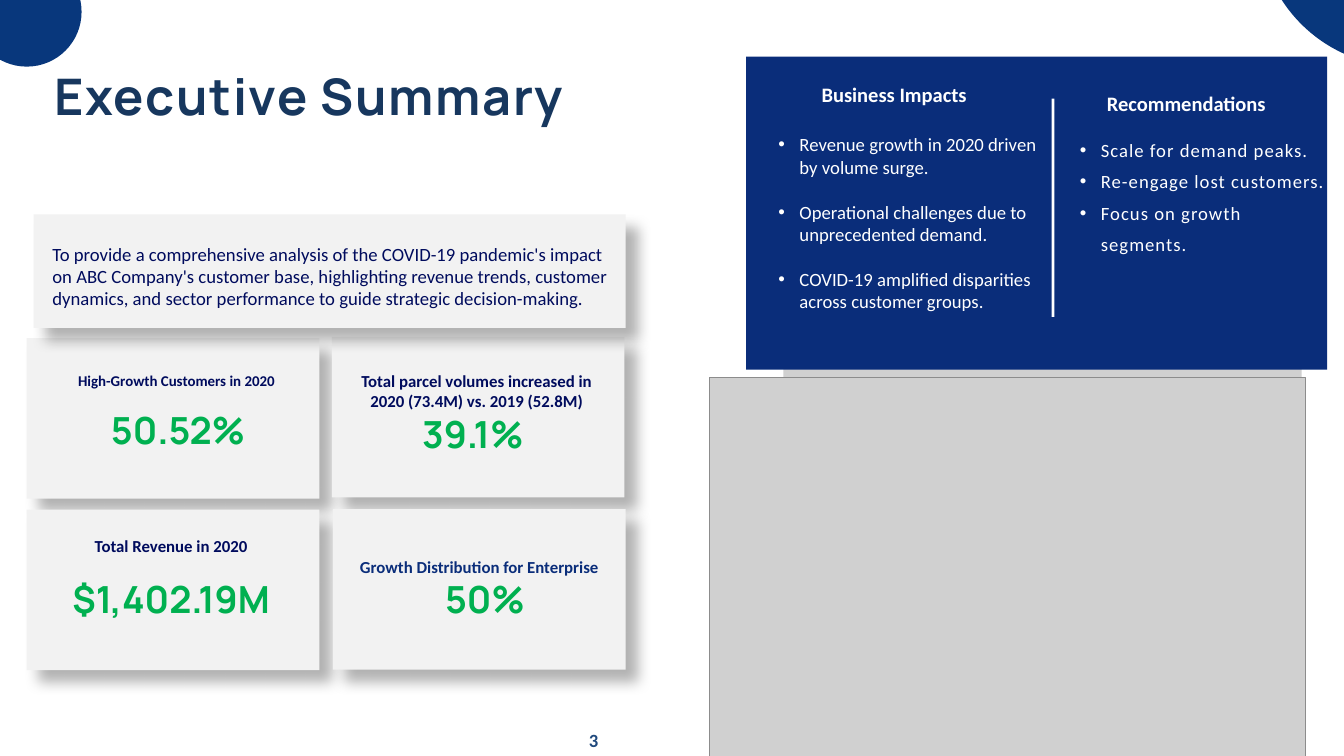
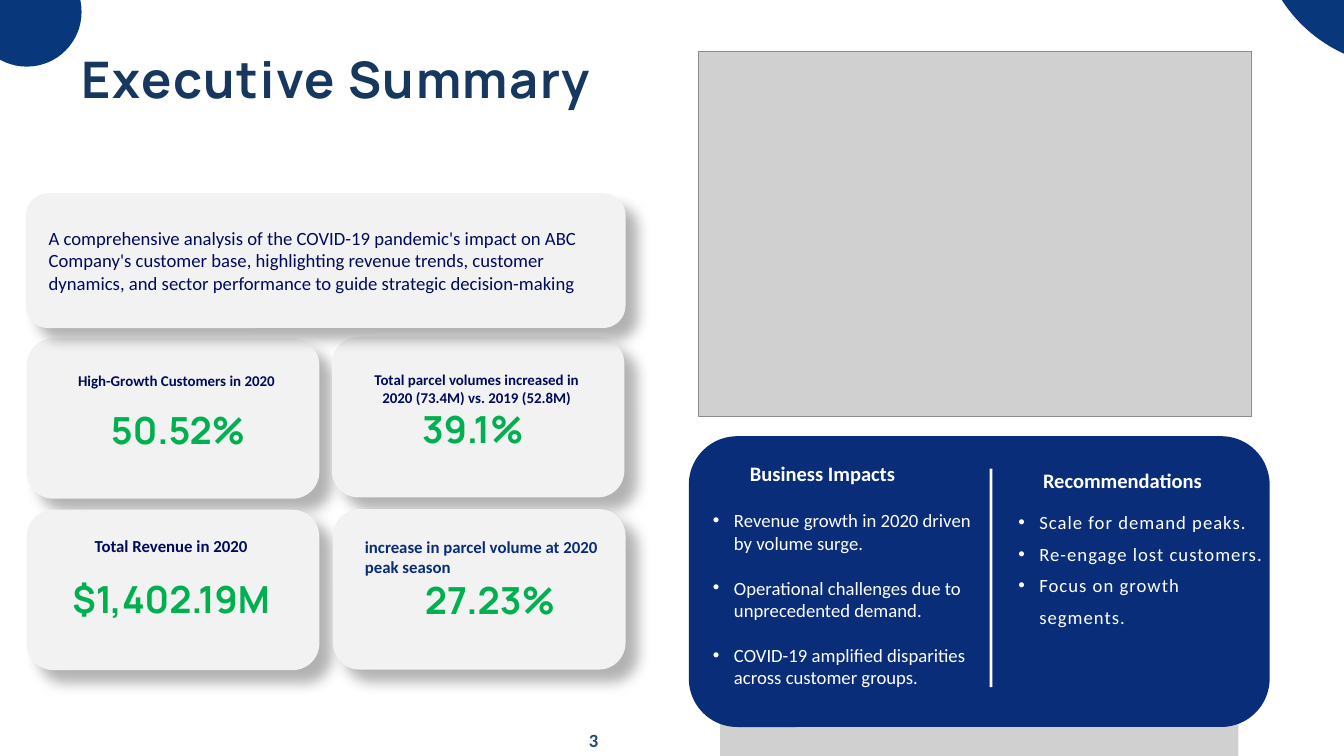
Before and after one commit to luvgadhvi/parcel-analysis, a slide deck: slide 3 of Presentaion_Covid_Impact.pptx. Drawn at 1344x756 pixels with LibreOffice and Linux fonts; fonts in the diff are those of the drawing; grey boxes stand for pictures. Boxes give left, top, right and bottom in pixels: in the first picture for what was removed or moved away, otherwise in the second. Text is boxed around its words. In the diff, an @@ line names an element or a change of style, - is before the commit and + after.

Commit message:
Impact Changes

```diff
--- a/Presentaion_Covid_Impact.pptx
+++ b/Presentaion_Covid_Impact.pptx
@@ text "Executive Summary": place and size @@
-text "Executive Summary" at box(54, 78, 562, 127)
+text "Executive Summary" at box(82, 61, 589, 110)
@@ picture: place and size @@
-picture at box(710, 378, 1305, 756)
+picture at box(698, 51, 1251, 416)
@@ rounded rectangle: place and size @@
-rounded rectangle at box(34, 214, 626, 328)
+rounded rectangle at box(26, 194, 626, 329)
@@ text at box(49, 232, 576, 294): text changed @@
-To provide a comprehensive analysis of the COVID-19 pandemic's impact on ABC Company's customer base, highlighting revenue trends, customer dynamics, and sector performance to guide strategic decision-making.
+A comprehensive analysis of the COVID-19 pandemic's impact on ABC Company's customer base, highlighting revenue trends, customer dynamics, and sector performance to guide strategic decision-making
@@ text at box(374, 374, 579, 405): size 18 to 16 pt @@
@@ rectangle to rounded rectangle in 6 elements at box(27, 338, 319, 499), box(332, 337, 624, 497), box(27, 510, 319, 671), box(333, 509, 625, 670), box(26, 194, 626, 329), box(689, 436, 1269, 727) @@
@@ rounded rectangle: place and size @@
-rounded rectangle at box(746, 56, 1327, 370)
+rounded rectangle at box(689, 436, 1269, 727)
@@ text "Recommendations": place and size @@
-text "Recommendations" at box(1107, 96, 1266, 111)
+text "Recommendations" at box(1043, 473, 1202, 488)
@@ text "Business Impacts": place and size @@
-text "Business Impacts" at box(822, 87, 967, 106)
+text "Business Impacts" at box(750, 466, 895, 485)
@@ line moved from (1053, 317) - (1053, 99) to (991, 687) - (991, 468) @@
@@ text "Revenue growth in 2020 driven ...": place and size @@
-text "Revenue growth in 2020 driven ..." at box(799, 138, 1036, 311)
+text "Revenue growth in 2020 driven ..." at box(734, 514, 971, 688)
@@ text "Scale for demand peaks.": place and size @@
-text "Scale for demand peaks." at box(1101, 144, 1323, 255)
+text "Scale for demand peaks." at box(1039, 516, 1262, 627)
@@ text at box(365, 541, 597, 615): text changed @@
-Growth Distribution for Enterprise
-50%
+increase in parcel volume at 2020 peak season
+27.23%
@@ picture: place and size @@
-picture at box(784, 368, 1302, 403)
+picture at box(720, 722, 1238, 756)
```
Also in this commit, not shown: 2 other slides changed.
